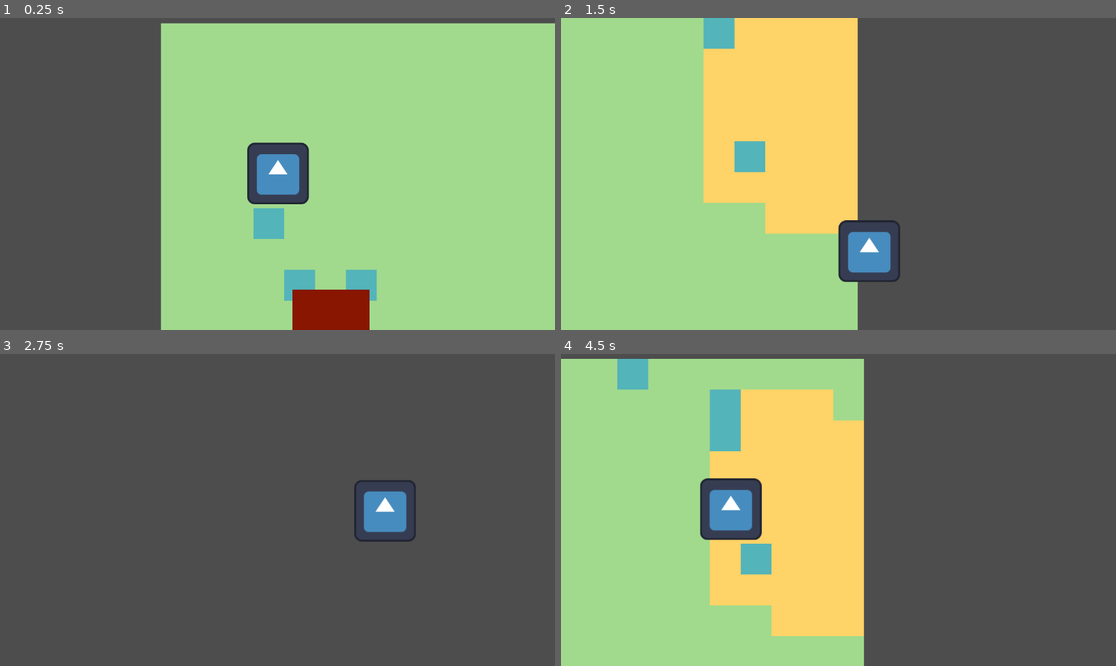
Above: before the commit, frames 1-4 (two rows, left to right).
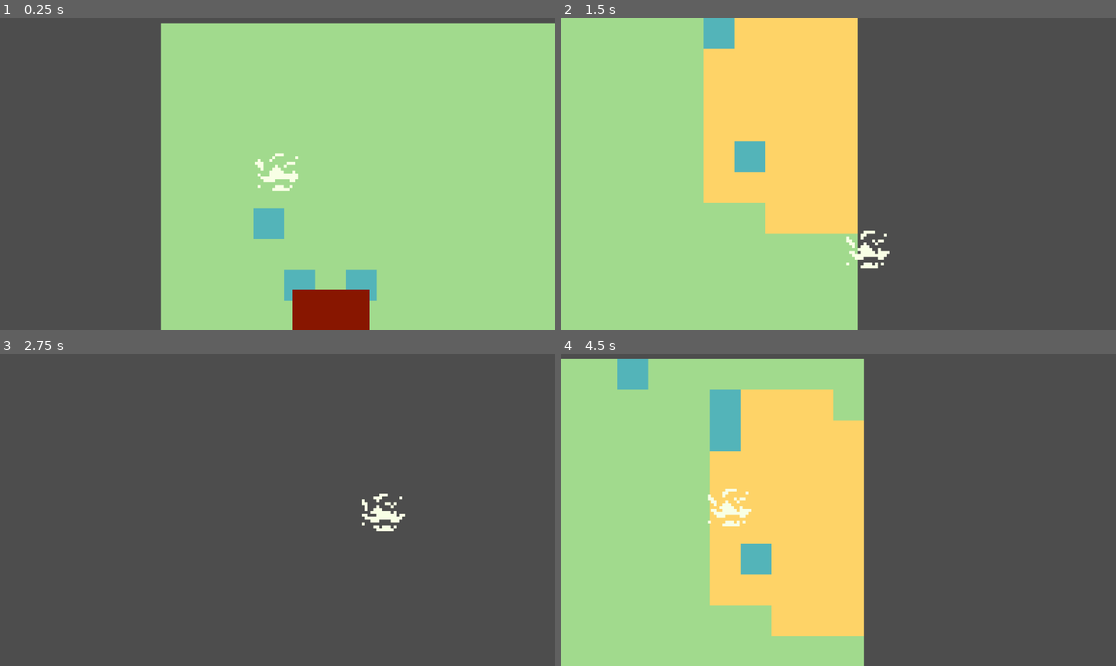
Above: after the commit, the same moments.

Repository: SafiaEzzahir/whisper
Game: Godot game, scene res://scenes/game.tscn
The game is run twice, just before and just after one commit, with the same random seed, the same clock (stepped at 60 frames per second) and the same inputs. The engine's default icon, where the game draws it, is replaced by a stand-in: a white triangle on a blue panel in a dark square.
Inputs:
- Up to frame 1 (0.25 s): no input
- Up to frame 2 (1.5 s): tap Enter at 0.5 s; hold D (right) 0.53-1.28 s; tap Alt at 0.6 s; hold S (down) from 1.28 s (still down); tap Shift at 1.35 s
- Up to frame 3 (2.75 s): release S (down) at 2.03 s; hold D (right) from 2.03 s (still down); tap Alt at 2.1 s
- Up to frame 4 (4.5 s): release D (right) at 2.78 s; hold Up (up) 2.78-3.53 s; tap Shift at 2.85, 4.35 s; hold A (left) from 3.53 s (still down); tap Alt at 3.6 s

The runs differ from the first frame. In frame 1, 2.2% of the frame differs, in the area x 44-56%, y 39-60%; in frame 2, 1.7%; in frame 3, 1.3%; in frame 4, 2.2%, in the area x 25-37%, y 39-60%.
Error after the commit: Unable to iterate on object of type 'Nil'. (res://scripts/game.gd:44)

Commit message:
Generate character friendship values yuhyuhyuhyuh

Diff:
--- /dev/null
+++ b/components/characters/npc.tscn
@@ -0,0 +1,20 @@
+[gd_scene format=3 uid="uid://dnwg0yh8ew0li"]
+
+[ext_resource type="Texture2D" uid="uid://groqkie3dk6o" path="res://art/npc2.png" id="1_r4nbi"]
+
+[sub_resource type="RectangleShape2D" id="RectangleShape2D_vsdlh"]
+size = Vector2(51, 121)
+
+[node name="npc" type="Node" unique_id=243662007]
+
+[node name="body" type="RigidBody2D" parent="." unique_id=441381709]
+position = Vector2(446, 362)
+
+[node name="sprite" type="Sprite2D" parent="body" unique_id=1417252550]
+texture_filter = 1
+scale = Vector2(5, 5)
+texture = ExtResource("1_r4nbi")
+
+[node name="CollisionShape2D" type="CollisionShape2D" parent="body" unique_id=680032139]
+position = Vector2(-0.5, 0.5)
+shape = SubResource("RectangleShape2D_vsdlh")
--- a/components/houses/inside_house.tscn
+++ b/components/houses/inside_house.tscn
@@ -2,6 +2,7 @@
 
 [ext_resource type="Texture2D" uid="uid://cogb26gja4t3v" path="res://art/tilemap1.png" id="1_qj8k5"]
 [ext_resource type="PackedScene" uid="uid://ddoxgtt0o2f10" path="res://components/player/player.tscn" id="2_gkkv1"]
+[ext_resource type="PackedScene" uid="uid://dnwg0yh8ew0li" path="res://components/characters/npc.tscn" id="3_o0qlx"]
 
 [sub_resource type="TileSetAtlasSource" id="TileSetAtlasSource_gkkv1"]
 texture = ExtResource("1_qj8k5")
@@ -18,3 +19,5 @@
 tile_set = SubResource("TileSet_o0qlx")
 
 [node name="Player" parent="." unique_id=1843388218 instance=ExtResource("2_gkkv1")]
+
+[node name="npc" parent="." unique_id=243662007 instance=ExtResource("3_o0qlx")]
--- a/components/player/player.tscn
+++ b/components/player/player.tscn
@@ -1,19 +1,45 @@
 [gd_scene format=3 uid="uid://ddoxgtt0o2f10"]
 
 [ext_resource type="Script" uid="uid://c7syvrrdhmpma" path="res://scripts/player.gd" id="1_kfe3d"]
-[ext_resource type="Texture2D" uid="uid://bxm2ehrwsgnfv" path="res://icon.svg" id="2_ph1f6"]
+[ext_resource type="Texture2D" uid="uid://ch05ba3ch8es3" path="res://art/player.png" id="2_kfe3d"]
+
+[sub_resource type="AtlasTexture" id="AtlasTexture_ph1f6"]
+atlas = ExtResource("2_kfe3d")
+region = Rect2(0, 0, 16, 16)
+
+[sub_resource type="AtlasTexture" id="AtlasTexture_wa6cj"]
+atlas = ExtResource("2_kfe3d")
+region = Rect2(16, 0, 16, 16)
+
+[sub_resource type="AtlasTexture" id="AtlasTexture_mpawu"]
+atlas = ExtResource("2_kfe3d")
+region = Rect2(32, 0, 16, 16)
+
+[sub_resource type="AtlasTexture" id="AtlasTexture_pvtfm"]
+atlas = ExtResource("2_kfe3d")
+region = Rect2(48, 0, 16, 16)
+
+[sub_resource type="AtlasTexture" id="AtlasTexture_02tnr"]
+atlas = ExtResource("2_kfe3d")
+region = Rect2(64, 0, 16, 16)
 
 [sub_resource type="SpriteFrames" id="SpriteFrames_uwrxv"]
 animations = [{
 "frames": [{
 "duration": 1.0,
-"texture": ExtResource("2_ph1f6")
+"texture": SubResource("AtlasTexture_ph1f6")
 }, {
 "duration": 1.0,
-"texture": ExtResource("2_ph1f6")
+"texture": SubResource("AtlasTexture_wa6cj")
 }, {
 "duration": 1.0,
-"texture": ExtResource("2_ph1f6")
+"texture": SubResource("AtlasTexture_mpawu")
+}, {
+"duration": 1.0,
+"texture": SubResource("AtlasTexture_pvtfm")
+}, {
+"duration": 1.0,
+"texture": SubResource("AtlasTexture_02tnr")
 }],
 "loop": true,
 "name": &"default",
@@ -21,7 +47,7 @@
 }]
 
 [sub_resource type="RectangleShape2D" id="RectangleShape2D_uwrxv"]
-size = Vector2(126, 127)
+size = Vector2(95, 86)
 
 [node name="Player" type="CharacterBody2D" unique_id=1843388218]
 collision_layer = 3
@@ -29,12 +55,15 @@
 script = ExtResource("1_kfe3d")
 
 [node name="AnimatedSprite2D" type="AnimatedSprite2D" parent="." unique_id=543360142]
+texture_filter = 1
 position = Vector2(179, 248)
+scale = Vector2(6, 6)
 sprite_frames = SubResource("SpriteFrames_uwrxv")
+frame_progress = 0.034219414
 
 [node name="CollisionShape2D" type="CollisionShape2D" parent="." unique_id=1259944445]
 z_index = 1
-position = Vector2(178, 249)
+position = Vector2(176.5, 249)
 shape = SubResource("RectangleShape2D_uwrxv")
 
 [node name="Camera2D" type="Camera2D" parent="." unique_id=1818113701]
--- a/scenes/game.tscn
+++ b/scenes/game.tscn
@@ -1,5 +1,6 @@
 [gd_scene format=4 uid="uid://id1kd1mifbv8"]
 
+[ext_resource type="Script" uid="uid://c5qkntt6q4l7x" path="res://scripts/game.gd" id="1_lbhrr"]
 [ext_resource type="Texture2D" uid="uid://cogb26gja4t3v" path="res://art/tilemap1.png" id="1_yqjtg"]
 [ext_resource type="PackedScene" uid="uid://ddoxgtt0o2f10" path="res://components/player/player.tscn" id="3_lnu2h"]
 [ext_resource type="PackedScene" uid="uid://d4e6s4v0cljlc" path="res://components/houses/house.tscn" id="4_lbhrr"]
@@ -17,6 +18,7 @@
 sources/1 = SubResource("TileSetAtlasSource_lnu2h")
 
 [node name="game" type="Node" unique_id=2065466732]
+script = ExtResource("1_lbhrr")
 
 [node name="TileMapLayer" type="TileMapLayer" parent="." unique_id=1264848601]
 texture_filter = 1
--- /dev/null
+++ b/scripts/game.gd
@@ -0,0 +1,46 @@
+extends Node
+
+const char_node = preload("res://components/characters/npc.tscn")
+const char_images = [preload("res://art/npc1.png"), preload("res://art/npc2.png")]
+
+
+var random = RandomNumberGenerator.new()
+
+var order = []
+# player chooses character names
+var chars = [
+	{"name": "louisa"},
+	{"name": "safia"},
+	{"name": "mellina"},
+	{"name": "hassan"}
+]
+
+var char_nodes = []
+
+func _ready() -> void:
+	# generate random seeeeeeedddddd
+	random.randomize()
+	# generate correct order thingy
+	order = generate_order()
+
+	instantiate_char_sprite()
+
+func generate_order():
+	# generate the characters' friendships and stuff
+	chars = generate_chars()
+
+func generate_chars():
+	for char in chars:
+		for other_char in chars:
+			if other_char != char:
+				var other_char_name = other_char["name"]
+				char[other_char_name] = randi() % 6
+				print(char)
+			print(char)
+		print(char)
+	print(chars)
+
+func instantiate_char_sprite():
+	for i in chars:
+		var c = char_node.instantiate()
+		c.get_node("body/sprite").texture = char_images[randi() % 2]
--- a/scripts/player.gd
+++ b/scripts/player.gd
@@ -4,6 +4,8 @@
 
 func _process(delta: float) -> void:
 	_move(delta)
+	$AnimatedSprite2D.play("default")
+
 
 func _move(delta):
 	var position_change = Input.get_vector("left", "right", "up", "down") * speed * delta
Binary file changed: art/palette.aseprite
Binary file added: art/player.aseprite
Binary file added: art/player.png
Not shown, added: art/player.png.import
Not shown, added: scripts/game.gd.uid
